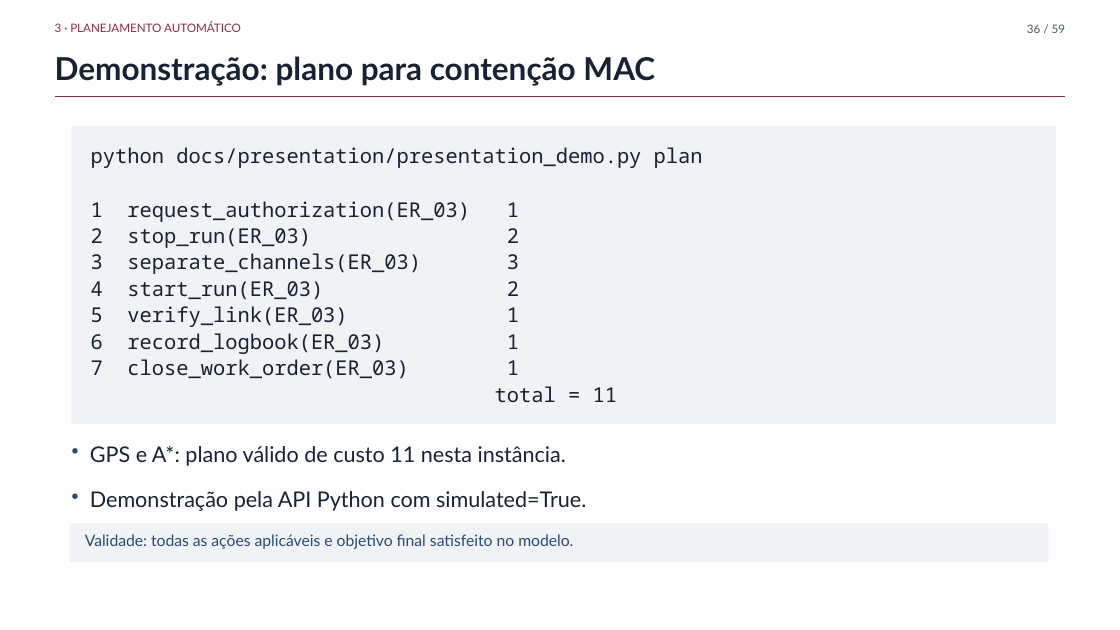
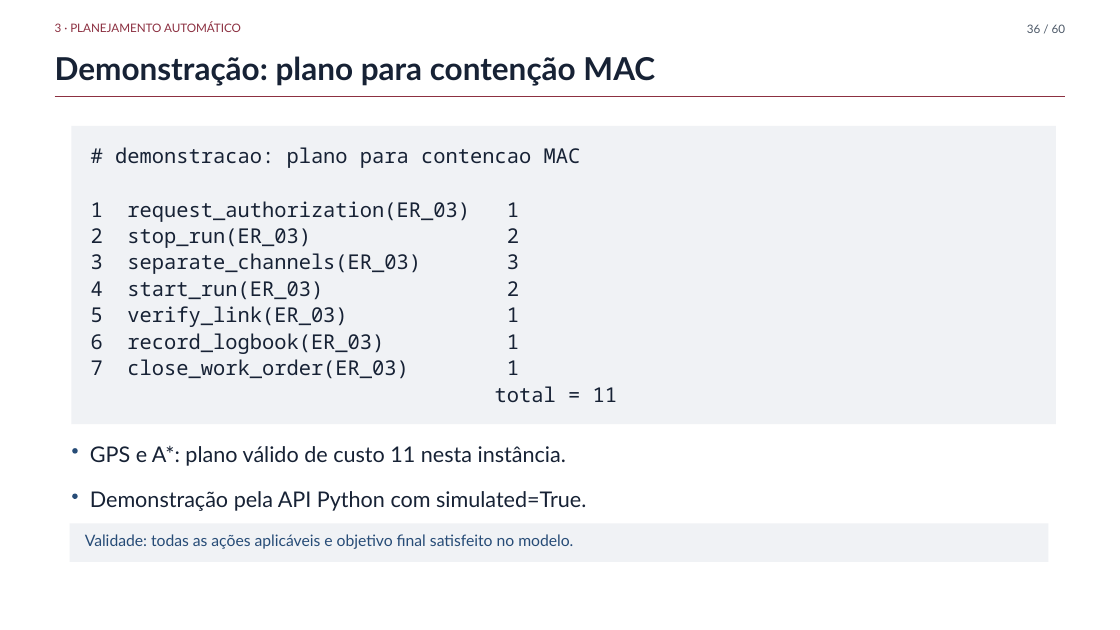
Before and after one commit to fsd-dantas/ai4systems, a slide deck: slide 36 of docs/presentation/mini-systems-presentation.pptx. Drawn at 1120x630 pixels with LibreOffice and Linux fonts; fonts in the diff are those of the drawing; background and template pictures are left out. Boxes give left, top, right and bottom in pixels: in the first picture for what was removed or moved away, otherwise in the second. Text is boxed around its words. In the diff, an @@ line names an element or a change of style, - is before the commit and + after.

```diff
--- a/docs/presentation/mini-systems-presentation.pptx
+++ b/docs/presentation/mini-systems-presentation.pptx
@@ text at (1027,24,1066,33): text changed @@
-36 / 59
+36 / 60
@@ text at (115,147,581,168): text changed @@
-python docs/presentation/presentation_demo.py plan
+# demonstracao: plano para contencao MAC
```
Also in this commit, not shown: 57 other slides changed, 1 slide added, 1 other file.
